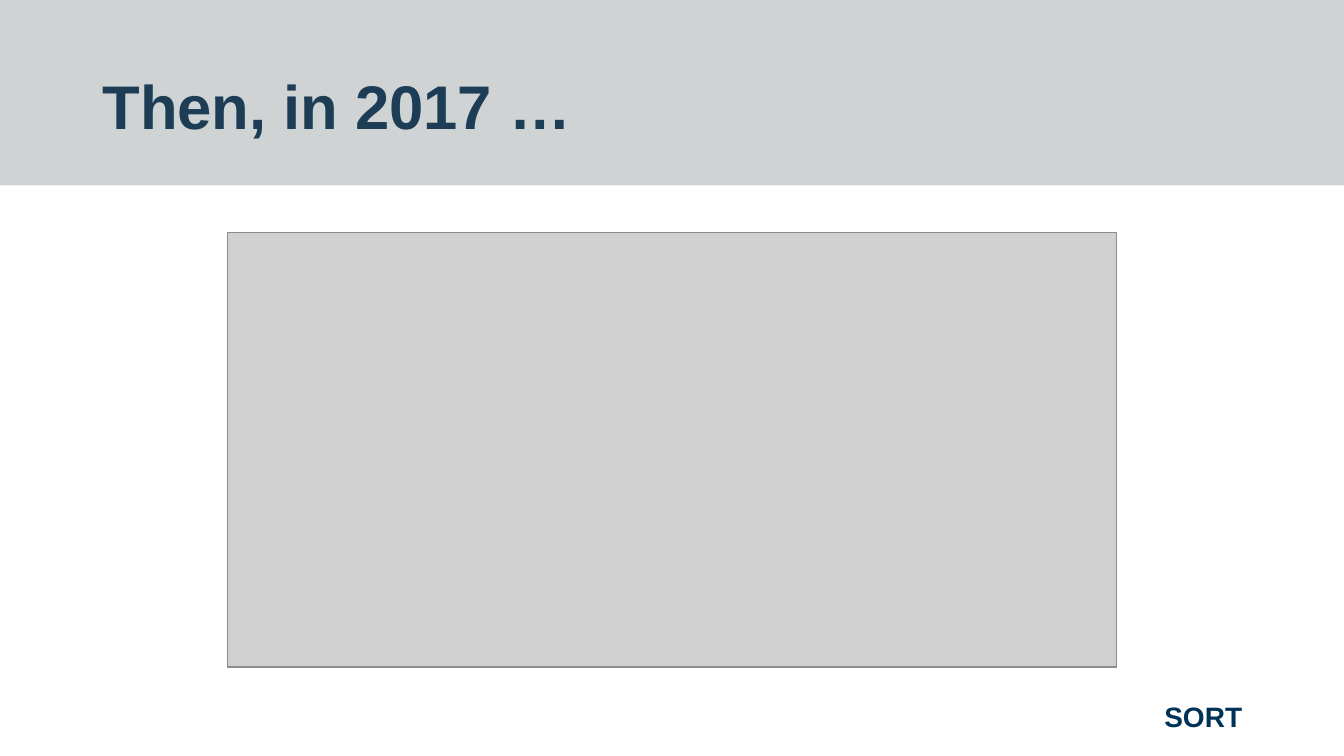
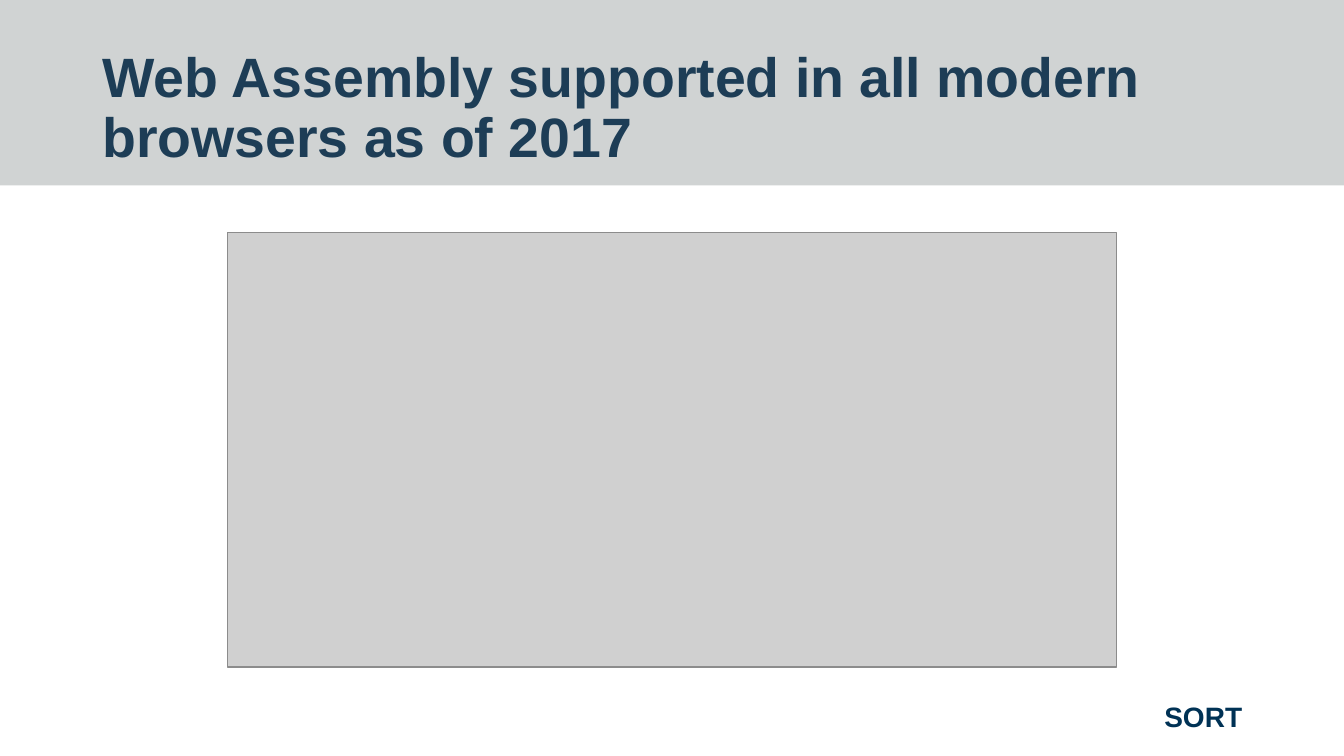
Before and after one commit to worthingtonjg/Sort2019, a slide deck: slide 5 of Blazor/Final - Blazor - Sort 2019 - Jon Worthington.pptx (slide 3 before the commit). Drawn at 1344x756 pixels with LibreOffice and Linux fonts; fonts in the diff are those of the drawing; grey boxes stand for pictures; background and template pictures are left out. Boxes give left, top, right and bottom in pixels: in the first picture for what was removed or moved away, otherwise in the second. Text is boxed around its words. In the diff, an @@ line names an element or a change of style, - is before the commit and + after.

```diff
--- a/Blazor/Final - Blazor - Sort 2019 - Jon Worthington.pptx
+++ b/Blazor/Final - Blazor - Sort 2019 - Jon Worthington.pptx
@@ title at box(102, 57, 1139, 158): text changed; size 44 to 39.6 pt @@
-Then, in 2017 …
+Web Assembly supported in all modern browsers as of 2017
```
Also in this commit, not shown: 7 other slides changed, 2 slides added, 9 slides removed, 1 other file.
